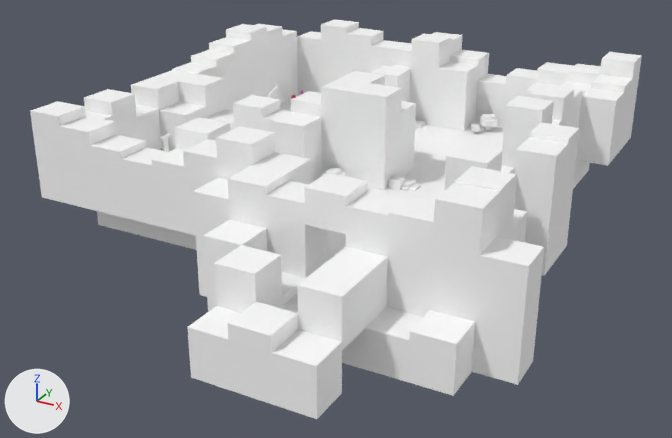
Before and after pictures for a commit that changed the FBX model PullProject/res/Model/Stage/Stage3/Stage_3.fbx.
One viewpoint serves both versions: a 50 mm camera at (41.6, -68.4, 34.4) aimed at (5.2, -2.3, 1.3). Every picture has the same lights, and +X, +Y and +Z are marked at lower left. The first picture is the older version. Where no turn or scale is listed for an object, it has been applied to the vertices.

The scene before the commit, as lines of its bpy script (objects in view):
```python
me_scene = bpy.data.meshes.new('Scene')
me_scene.from_pydata(...)  # a box spanning x -20.0..20.0, y 0.0..40.0, z -20.0..20.0
me_scene.materials.append(mat_ground_grass_d)  # its picture is missing
ob_ground_sand_d__24 = bpy.data.objects.new('Ground_Sand_D__24_', me_scene)
ob_ground_sand_d__24.parent = ob_ground_bace
ob_ground_sand_d__24.location = (160.0, 40.0, -320.0)
ob_ground_sand_d__24.scale = (1.0, 1.8, 1.0)
ob_ground_sand_d__24.material_slots[0].link = 'OBJECT'; ob_ground_sand_d__24.material_slots[0].material = mat_ground_sand_d_1  # its picture is missing
ob_ground_sand_d__59 = bpy.data.objects.new('Ground_Sand_D__59_', me_scene)
ob_ground_sand_d__59.parent = ob_ground_bace
ob_ground_sand_d__59.location = (200.0, 0.0, 240.0)
ob_ground_sand_d__59.scale = (1.0, 2.2, 1.0)
ob_ground_sand_d__59.material_slots[0].link = 'OBJECT'; ob_ground_sand_d__59.material_slots[0].material = mat_ground_sand_d_1  # its picture is missing
ob_ground_sand_d__62 = bpy.data.objects.new('Ground_Sand_D__62_', me_scene)
ob_ground_sand_d__62.parent = ob_ground_bace
ob_ground_sand_d__62.location = (200.0, 40.0, 280.0)
ob_ground_sand_d__62.scale = (1.0, 1.2, 1.0)
ob_ground_sand_d__62.material_slots[0].link = 'OBJECT'; ob_ground_sand_d__62.material_slots[0].material = mat_ground_sand_d_1  # its picture is missing
ob_ground_sand_d__66 = bpy.data.objects.new('Ground_Sand_D__66_', me_scene)
ob_ground_sand_d__66.parent = ob_ground_bace
ob_ground_sand_d__66.location = (200.0, 40.0, 200.0)
ob_ground_sand_d__66.scale = (1.0, 2.14, 1.0)
ob_ground_sand_d__66.material_slots[0].link = 'OBJECT'; ob_ground_sand_d__66.material_slots[0].material = mat_ground_sand_d_1  # its picture is missing
# also in view: 'Ground_Sand_D__73_' at (6.4, -12.8, 6.7); 'Ground_Sand_D__69_' at (-3.2, -9.6, 7.0); 'Ground_Sand_D__6_' at (-6.4, 3.2, 6.1); 'Ground_Sand_D__29_' at (-3.2, 25.6, 6.7); 'Ground_Sand_D__31_' at (-9.6, 25.6, 7.6)
```
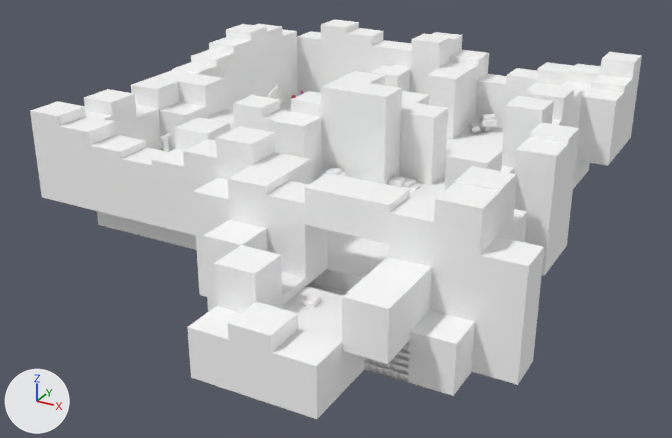
Diff of the bpy script that builds the scene:
```diff
--- a/PullProject/res/Model/Stage/Stage3/Stage_3.fbx.py
+++ b/PullProject/res/Model/Stage/Stage3/Stage_3.fbx.py
@@ ob_ground_sand_d__66 @@
 ob_ground_sand_d__66.parent = ob_ground_bace
-ob_ground_sand_d__66.location = (200.0, 40.0, 200.0)
-ob_ground_sand_d__66.scale = (1.0, 2.14, 1.0)
+ob_ground_sand_d__66.location = (80.0, 40.0, -240.0)
+ob_ground_sand_d__66.scale = (1.0, 2.0, 1.0)
 ob_ground_sand_d__66.material_slots[0].link = 'OBJECT'; ob_ground_sand_d__66.material_slots[0].material = mat_ground_sand_d_1
@@ ob_ground_sand_d__62 @@
 ob_ground_sand_d__62.parent = ob_ground_bace
-ob_ground_sand_d__62.location = (200.0, 40.0, 280.0)
+ob_ground_sand_d__62.location = (240.0, 40.0, 280.0)
 ob_ground_sand_d__62.scale = (1.0, 1.2, 1.0)
@@ ob_ground_sand_d__59 @@
 ob_ground_sand_d__59.parent = ob_ground_bace
-ob_ground_sand_d__59.location = (200.0, 0.0, 240.0)
+ob_ground_sand_d__59.location = (240.0, 0.0, 240.0)
 ob_ground_sand_d__59.scale = (1.0, 2.2, 1.0)
@@ ob_ground_sand_d__49 @@
+ob_ground_sand_d__49 = bpy.data.objects.new('Ground_Sand_D__49_', me_scene)
+ob_ground_sand_d__49.parent = ob_ground_bace
+ob_ground_sand_d__49.location = (80.0, 40.0, -120.0)
+ob_ground_sand_d__49.scale = (1.0, 2.0, 1.0)
+ob_ground_sand_d__49.material_slots[0].link = 'OBJECT'; ob_ground_sand_d__49.material_slots[0].material = mat_ground_sand_d_1  # its picture is missing
@@ ob_ground__43 @@
+ob_ground__43 = bpy.data.objects.new('Ground__43_', me_scene)
+ob_ground__43.parent = ob_ground_bace
+ob_ground__43.location = (200.0, 0.0, 240.0)
+ob_ground__43.material_slots[0].link = 'OBJECT'; ob_ground__43.material_slots[0].material = mat_ground_sand_d  # its picture is missing
@@ ob_ground_sand_d__84 @@
+ob_ground_sand_d__84 = bpy.data.objects.new('Ground_Sand_D__84_', me_scene)
+ob_ground_sand_d__84.parent = ob_ground_bace
+ob_ground_sand_d__84.location = (200.0, 100.0, 200.0)
+ob_ground_sand_d__84.scale = (1.0, 0.87, 1.0)
+ob_ground_sand_d__84.material_slots[0].link = 'OBJECT'; ob_ground_sand_d__84.material_slots[0].material = mat_ground_sand_d_1  # its picture is missing
@@ ob_ground__45 @@
+ob_ground__45 = bpy.data.objects.new('Ground__45_', me_scene)
+ob_ground__45.parent = ob_ground_bace
+ob_ground__45.location = (200.0, 0.0, 280.0)
+ob_ground__45.material_slots[0].link = 'OBJECT'; ob_ground__45.material_slots[0].material = mat_ground_sand_mix_b  # its picture is missing
@@ ob_ground_sand_d__47 @@
+ob_ground_sand_d__47 = bpy.data.objects.new('Ground_Sand_D__47_', me_scene)
+ob_ground_sand_d__47.parent = ob_ground_bace
+ob_ground_sand_d__47.location = (120.0, 40.0, -80.0)
+ob_ground_sand_d__47.scale = (1.0, 2.0, 1.0)
+ob_ground_sand_d__47.material_slots[0].link = 'OBJECT'; ob_ground_sand_d__47.material_slots[0].material = mat_ground_sand_d_1  # its picture is missing
```

Boxes (x1, y1, x2, y2) around the edits, measured in the pictures (672 x 438 px):
'Ground_Sand_D__62_', moved: before (297, 265, 366, 350); after (342, 276, 411, 364)
'Ground_Sand_D__59_', moved: before (323, 247, 388, 369); after (365, 257, 432, 382)
'Ground_Sand_D__66_', moved, rescaled: before (346, 191, 407, 257); after (425, 68, 467, 139)
'Ground_Sand_D__47_', added: after (399, 103, 448, 185)
'Ground_Sand_D__84_', added: after (346, 181, 410, 244)
'Ground__45_', added: after (306, 317, 365, 393)
'Ground_Sand_D__49_', added: after (402, 91, 430, 105)
'Ground__43_', added (mostly hidden): after (323, 300, 342, 321)
'Ground_Sand_D__63_', unchanged, covered by the edit: before (365, 307, 423, 382); after (365, 344, 409, 382)
'Ground_Sand_D__2_', unchanged, covered by the edit: before (436, 62, 478, 131); after (440, 62, 478, 131)
'Ground__27_', unchanged, uncovered by the edit: after (328, 252, 383, 291)
